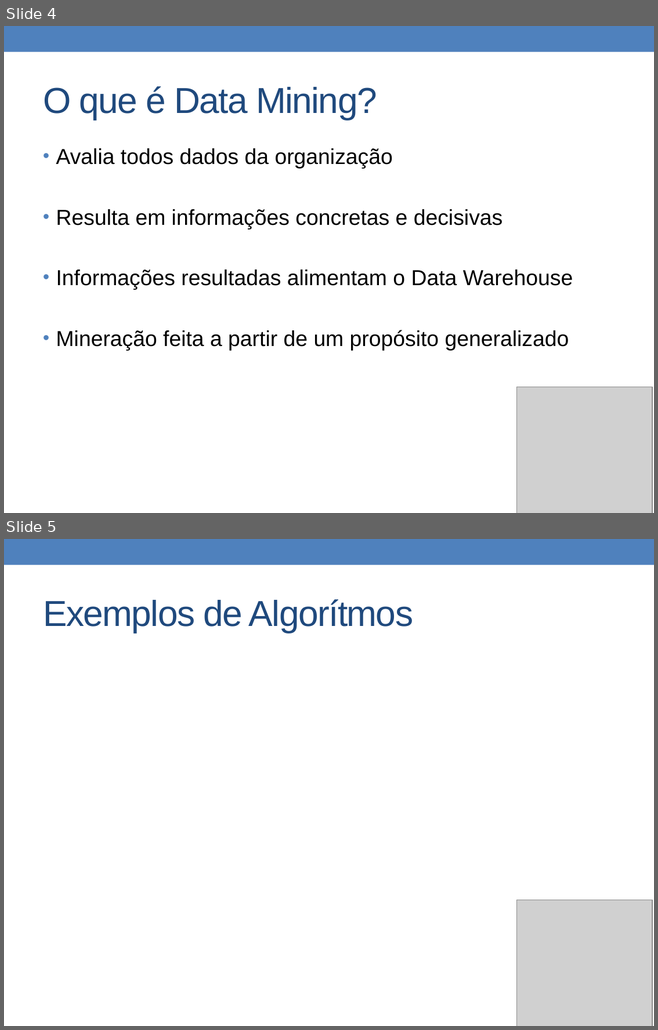
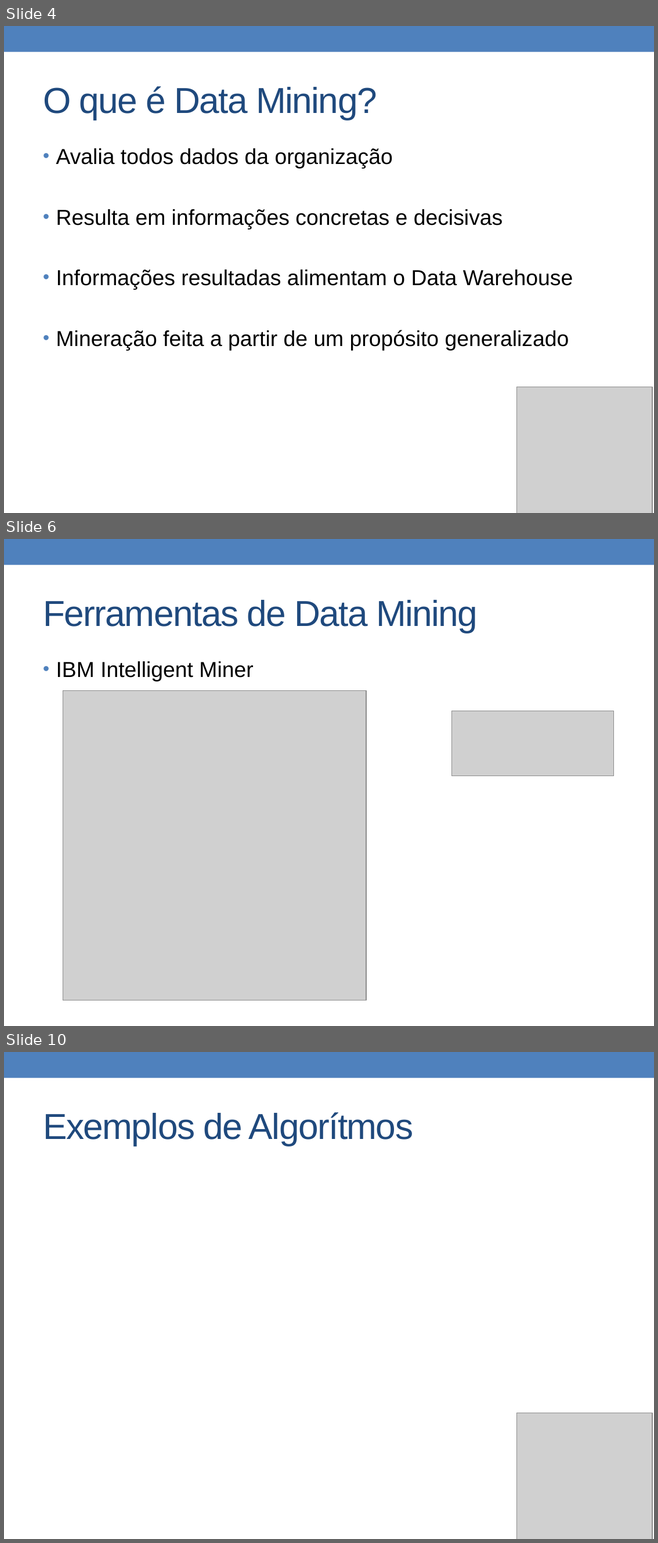
Before and after one commit to pcerioni/SEM_DATA_MINING, a slide deck: SEM_BI_DATA_MINING.pptx. Shown one above the other, each under a label of ours: slides 4 and 5 before the commit, slides 4, 6 and 10 after it; the slides between them are not shown. The pictures are 658x1030 and 658x1543 pixels, drawn with LibreOffice and Linux fonts; fonts in the diff are those of the drawing; grey boxes stand for pictures. Boxes give left, top, right and bottom in pixels: in the first picture for what was removed or moved away, otherwise in the second. Text is boxed around its words. In the diff, an @@ line names an element or a change of style, - is before the commit and + after.

```diff
--- a/SEM_BI_DATA_MINING.pptx
+++ b/SEM_BI_DATA_MINING.pptx
@@ slide 6 added at [4,539,654,1026], background #FFFFFF; not listed: 1 template element that a slide beside it also shows @@
@@ title added at [43,600,477,633], 40 pt, text #1F497D @@
+Ferramentas de Data Mining
@@ text added at [56,661,253,682], 24 pt, text #000000 @@
+• IBM Intelligent Miner
@@ picture added at [63,690,366,1000] @@
@@ picture added at [452,711,614,776] @@
@@ what was slide 5 is now slide 10 @@
```
Also in this commit, not shown: 4 other slides added, 1 slide removed.
